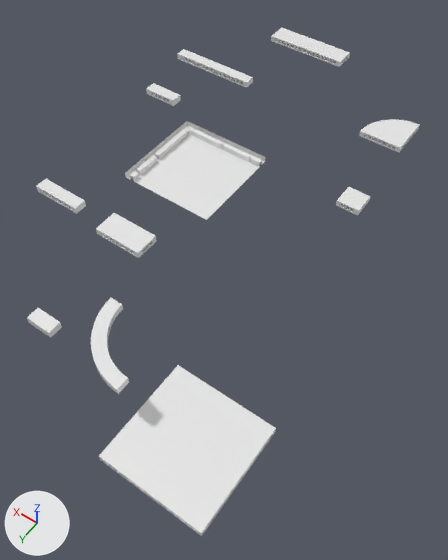
Renders of the Blender file blended_turtle/TurtleScripts/FloorTile.blend from each side of a commit.
One viewpoint serves both versions: a 50 mm lens placed at (-254.0, 327.0, 435.0), pointed at (-24.0, 5.0, -70.0). The lights are fixed; the arrows at lower left show +X, +Y and +Z.

Before the edit, the objects in view are built like this:
```python
me_a_trp_v7_0 = bpy.data.meshes.new('A-TRP-v7.0')
me_a_trp_v7_0.from_pydata(...)  # 338 vertices, 708 faces; spans x 0.0..50.8, y 0.0..12.7, z 0.0..7.0
me_q_trp_v7_5 = bpy.data.meshes.new('Q-TRP-v7.5')
me_q_trp_v7_5.from_pydata(...)  # 870 vertices, 1818 faces; spans x 0.0..112.4, y 0.0..12.7, z 0.0..7.0
me_world_mesh_053 = bpy.data.meshes.new('world_mesh.053')
me_world_mesh_053.from_pydata(...)  # 82 vertices, 88 faces; spans x 0.0..102.5, y -102.5..0.0, z 0.0..6.1
ob_a_trp_v7_0 = bpy.data.objects.new('A-TRP-v7.0', me_a_trp_v7_0)
ob_a_trp_v7_0.location = (92.0, 65.0, 19.0)
ob_q_trp_v7_5 = bpy.data.objects.new('Q-TRP-v7.5', me_q_trp_v7_5)
ob_q_trp_v7_5.location = (86.0, -206.0, 3.0)
ob_turtle_world_001 = bpy.data.objects.new('turtle_world.001', me_world_mesh_053)
ob_turtle_world_001.location = (0.0, 0.0, 0.0)
# also in view: 'IA-TRP-v7.0' at (30.0, 180.0, 16.0); 'S-TRP-v7.5' at (44.0, 65.0, 9.0); 'SB-TRP-v7.5' at (80.0, -330.0, -10.0); 'F-TRP-v7.5' at (-72.0, -259.0, -27.0); 'U-TRP-v7.5' at (-111.0, 176.0, -43.0)
```
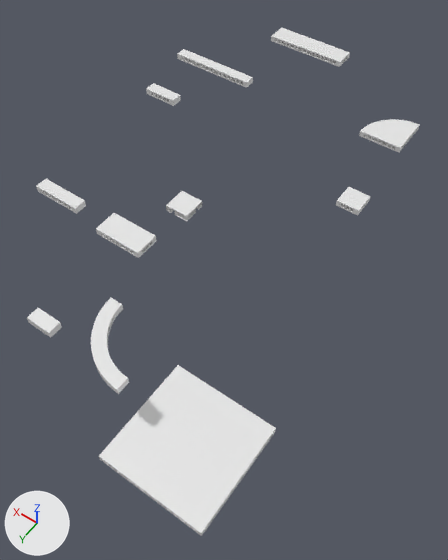
Commit message: continuing to work on floor

What the commit changed:
me_world_mesh_053 is used by ob_turtle_world_001; location (0.0, 0.0, 0.0).
me_world_mesh_053 had 82 vertices, 88 faces and spanned x 0.0..102.5, y -102.5..0.0, z 0.0..6.1.
me_world_mesh_053 now has 0 vertices, 0 faces and spans empty.
me_world_mesh_053 part 1: the whole mesh is rebuilt.
Mesh me_world_mesh_192 is new.
It has 35 vertices, 52 faces and spans x 0.0..25.0, y -25.0..0.0, z 0.0..7.0.
Object 'turtle_world.001' (ob_turtle_world_001) moves from (0.0, 0.0, 0.0) to (50.0, 0.0, 0.0).
Object 'turtle_world.002' (ob_turtle_world_002) is new; it shows me_world_mesh_192.
Its location is (14.0, 13.0, 0.0).

Location of each change, [x1, y1, x2, y2] in pixels of the pictures (448 x 560 px):
'turtle_world.001', no longer drawn
    before: [125, 121, 265, 220]
'turtle_world.002', added
    after: [166, 191, 202, 221]
